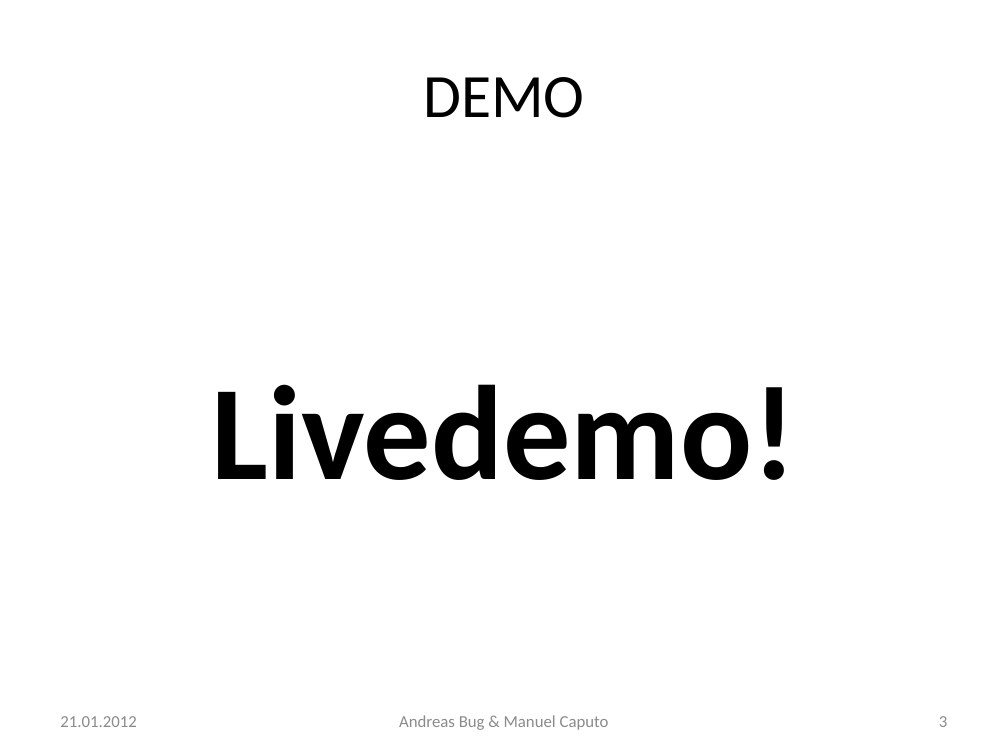
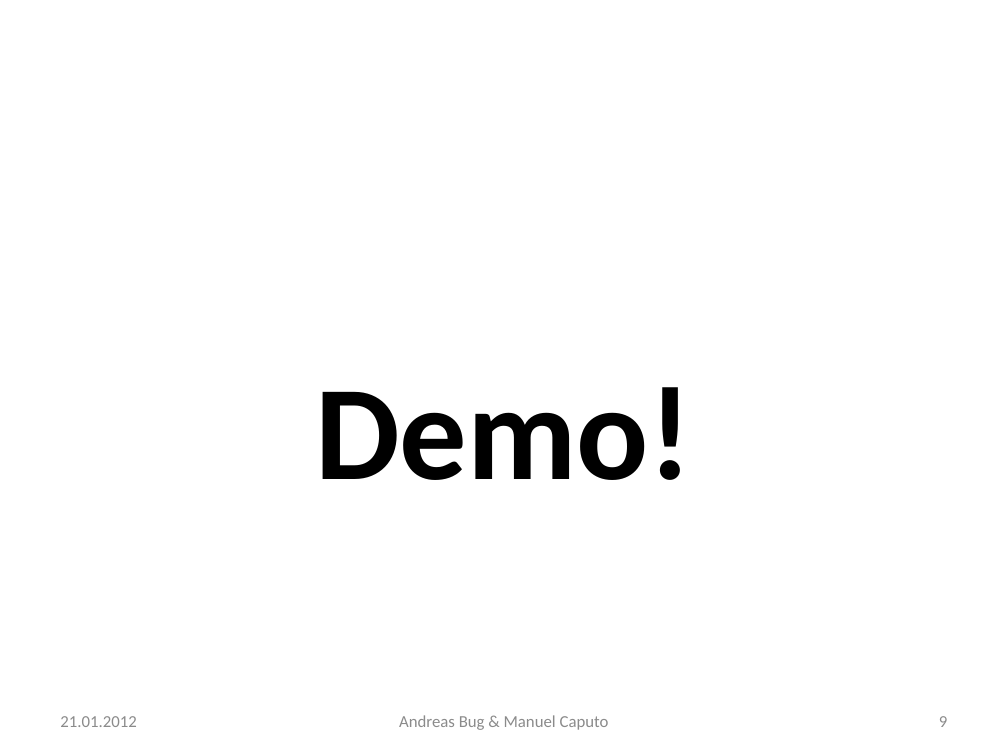
Before and after one commit to n0rf/htwg-grade-app, a slide deck: slide 9 of docs/notenapp-praesi.pptx (slide 3 before the commit). Drawn at 1008x756 pixels with LibreOffice and Linux fonts; fonts in the diff are those of the drawing. Boxes give left, top, right and bottom in pixels: in the first picture for what was removed or moved away, otherwise in the second. Text is boxed around its words. In the diff, an @@ line names an element or a change of style, - is before the commit and + after.

```diff
--- a/docs/notenapp-praesi.pptx
+++ b/docs/notenapp-praesi.pptx
@@ title removed at <box>423,77,584,118</box> @@
-DEMO
@@ text at <box>315,387,692,480</box>: text changed @@
-Livedemo!
+Demo!
@@ page number at <box>939,716,947,727</box>: text changed @@
-3
+9
```
Also in this commit, not shown: 2 other slides changed, 7 slides added, 1 slide removed.
